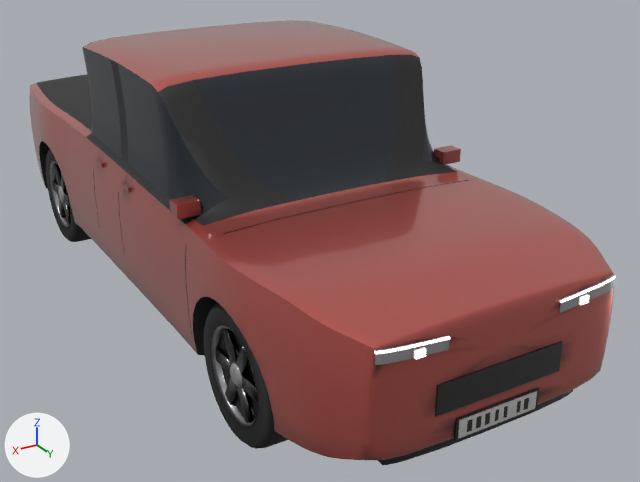
Two versions of the glTF model assets/vehicles/t_pickup.glb, one commit apart.
Both versions are drawn from a 50 mm camera at (2.66, 5.42, 2.97) aimed at (-0.33, 0.44, 0.48). Every picture has the same lights, and +X, +Y and +Z are marked at lower left. The older version comes first. Where no turn or scale is listed for an object, it has been applied to the vertices. Vertices at exactly the same position are counted once.

The first picture shows 'Body', 'Details', 'Wheel_FR', 'Wheel_RR'.
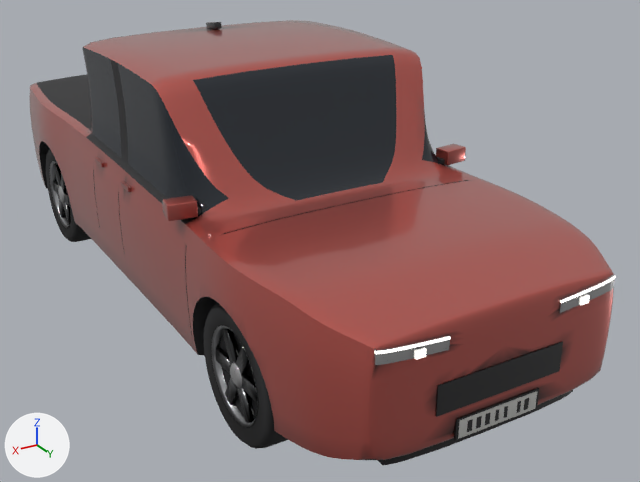
Location of each change, [x1, y1, x2, y2] in pixels of the pictures (640 x 482 px; the box of a moved part takes in the faces that stretch with it):
```json
{"object": "Rounded", "change": "added", "after": [162, 22, 466, 221], "faces in mat_paint": [163, 144, 466, 221]}
{"part": 1, "of": "me_body", "change": "moved or reshaped", "before": [370, 275, 613, 459], "after": [370, 275, 613, 459]}
{"part": 2, "of": "me_body", "change": "recoloured", "before": [163, 24, 613, 349], "after": [163, 24, 613, 349]}
{"part": 3, "of": "me_body", "change": "recoloured", "before": [158, 55, 457, 225], "after": [158, 55, 457, 225], "on screen": "lighter"}
{"part": 4, "of": "me_details", "change": "deleted", "before": [169, 145, 461, 219]}
{"part": 5, "of": "me_details", "change": "moved or reshaped", "before": [421, 287, 590, 351], "after": [421, 287, 590, 351]}
```

Scene script edits in JSON lines:
```json
{"op": "add", "block": "mat_gloss", "code": ["mat_gloss = bpy.data.materials.new('Gloss')", "# nodes: BsdfPrincipled, Mix, OutputMaterial, VertexColor", "# colours: black #1d1d1f, mixed with the vertex colours"]}
{"block": "me_body", "where": "# used by ob_body; location = (0.0, 0.0, 0.0)"}
{"op": "remove", "block": "me_body", "code": "me_body.from_pydata(...)  # 5416 vertices, 10828 faces; spans x -1.0..1.0, y -2.7..2.7, z 0.26..1.88"}
{"op": "add", "block": "me_body", "code": "me_body.from_pydata(...)  # 5736 vertices, 11468 faces; spans x -1.0..1.0, y -2.7..2.7, z 0.26..1.88"}
{"block": "me_body", "change": "me_body part 1: 71 vertices moved from x -0.74..0.74, y 2.68..2.7, z 0.4..1.05 to x -0.74..0.74, y 2.68..2.7, z 0.4..1.06; 105 vertices removed from x -0.69..0.69, y 2.68..2.7, z 0.41..1.06; 265 vertices added at x -0.72..0.72, y 2.68..2.7, z 0.4..1.06"}
{"block": "me_body", "change": "me_body part 2: 614 kept faces spanning x -1.0..1.0, y -2.69..2.7, z 0.26..1.87 get new vertex colours"}
{"block": "me_body", "change": "me_body part 3: 160 faces spanning x -0.91..0.91, y -0.75..1.23, z 1.13..1.82 switch from mat_trim to mat_paint"}
{"block": "me_body", "change": "other edits to the shape of me_body do not show in these pictures"}
{"block": "me_details", "where": "# used by ob_details; location = (0.0, 0.0, 0.0)"}
{"op": "remove", "block": "me_details", "code": "me_details.from_pydata(...)  # 788 vertices, 1404 faces; spans x -0.99..0.99, y -2.71..2.71, z 0.33..1.24"}
{"op": "add", "block": "me_details", "code": "me_details.from_pydata(...)  # 740 vertices, 1332 faces; spans x -0.98..0.98, y -2.71..2.71, z 0.33..1.09"}
{"block": "me_details", "change": "me_details part 4: 6 loose pieces with 48 vertices, spanning x -0.99..0.99, y 1.01..1.12, z 1.15..1.24, are deleted"}
{"block": "me_details", "change": "me_details part 5"}
{"block": "me_details", "change": "8 vertices are removed from x -0.5..0.5, y 2.64..2.7, z 0.93..1.01"}
{"block": "me_details", "change": "62 faces are deleted"}
{"block": "me_details", "change": "2 vertices are added at (-0.5, 2.65, 1.01), (0.5, 2.65, 1.01)"}
{"block": "me_details", "change": "6 new vertices lie (0.0, 0.06, 0.0) away from vertices in x -0.38..0.38, y 2.64..2.65, z 0.93..1.0"}
{"block": "me_details", "change": "33 new faces join them, mat_chrome"}
{"block": "me_details", "change": "29 new faces join them, mat_headlight"}
{"op": "add", "block": "me_rounded", "code": ["me_rounded = bpy.data.meshes.new('Rounded')", "me_rounded.from_pydata(...)  # 656 vertices, 1284 faces; spans x -1.04..1.04, y -0.56..1.14, z 1.15..1.92", "# faces by material slot: [376, 376, 344, 188]", "me_rounded.materials.append(mat_paint)", "me_rounded.materials.append(mat_trim)", "me_rounded.materials.append(mat_chrome)", "me_rounded.materials.append(mat_gloss)"]}
{"op": "add", "block": "ob_rounded", "code": ["ob_rounded = bpy.data.objects.new('Rounded', me_rounded)", "ob_rounded.location = (0.0, 0.0, 0.0)"]}
```
